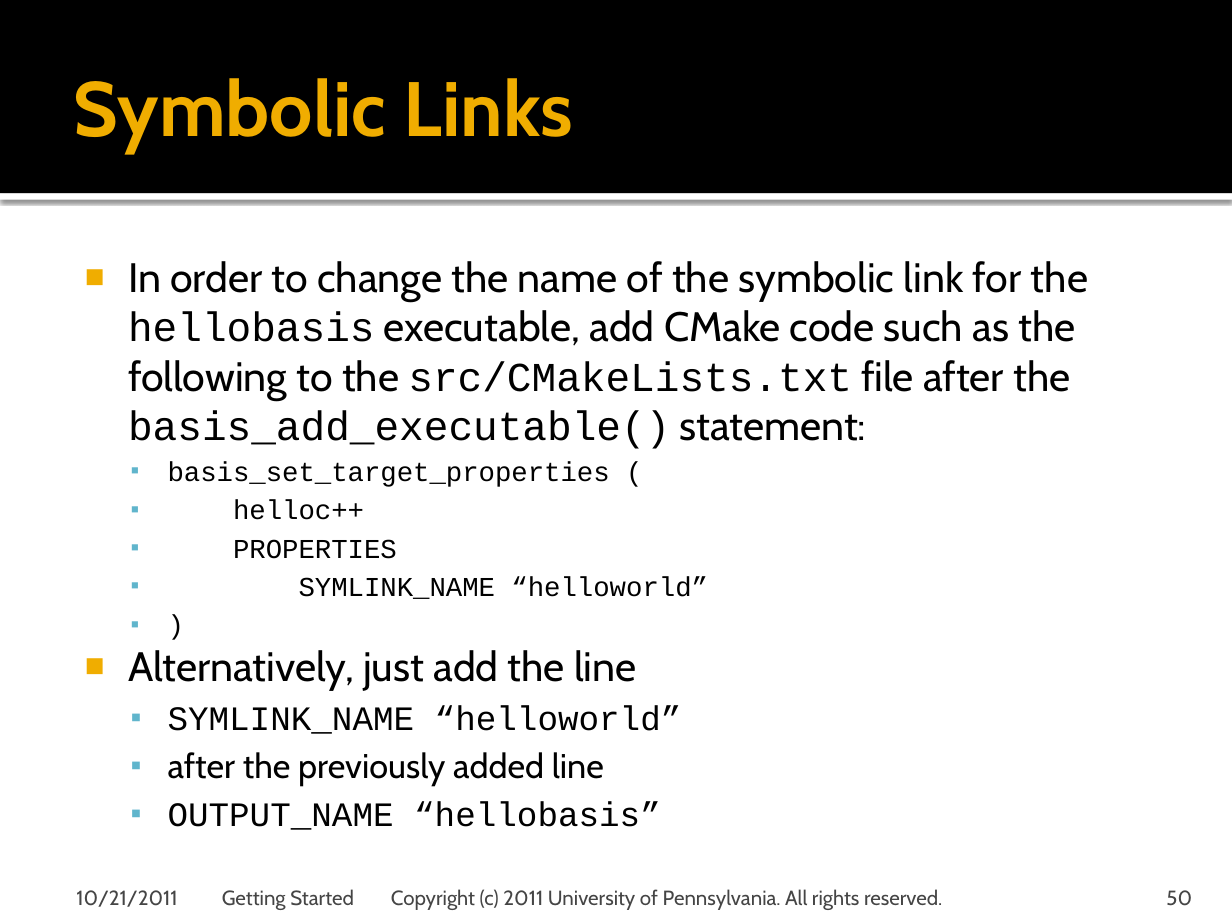
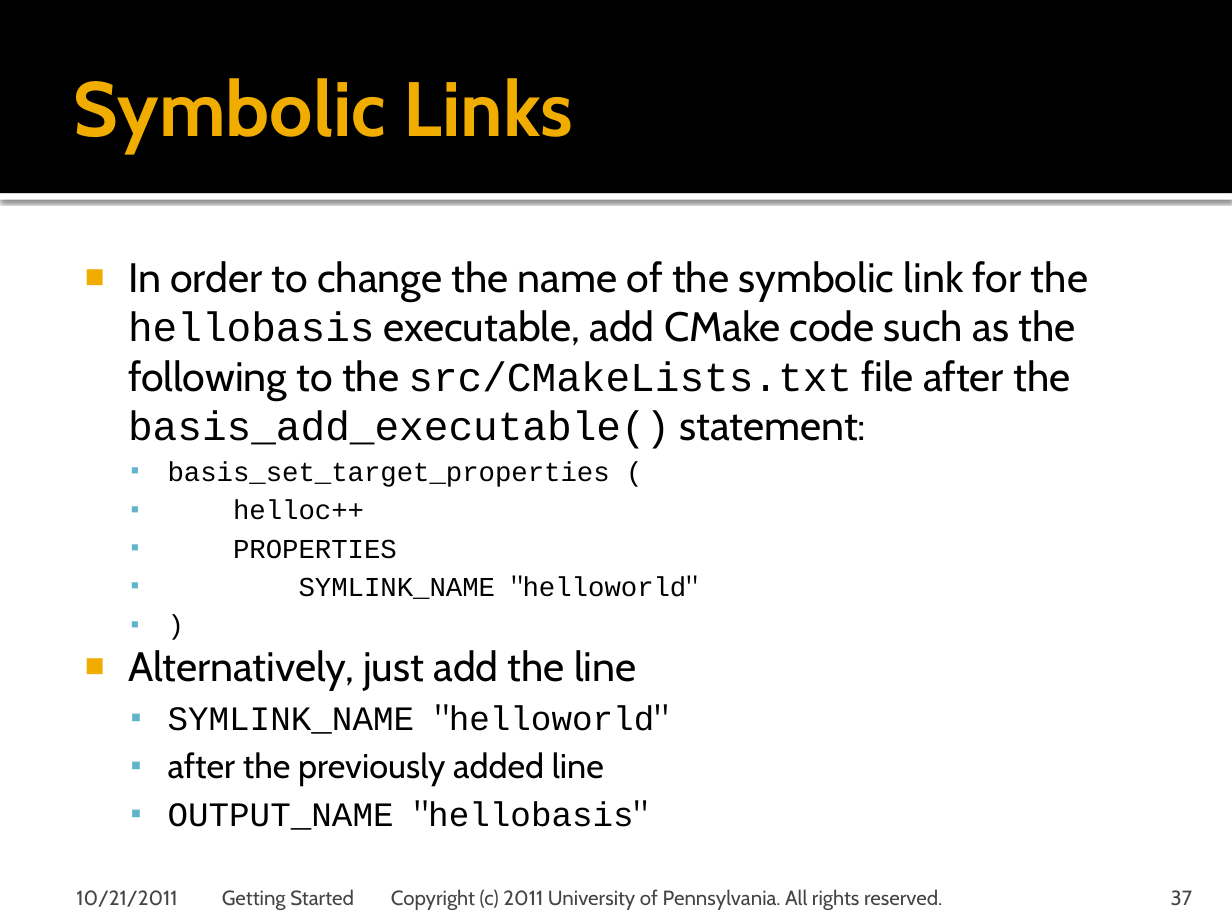
Before and after one commit to cmake-basis/legacy, a slide deck: slide 37 of doc/tutorials/BASIS Tutorial - 02 Getting Started.pptx (slide 50 before the commit). Drawn at 1232x924 pixels with LibreOffice and Linux fonts; fonts in the diff are those of the drawing; background and template pictures are left out. Boxes give left, top, right and bottom in pixels: in the first picture for what was removed or moved away, otherwise in the second. Text is boxed around its words. In the diff, an @@ line names an element or a change of style, - is before the commit and + after.

```diff
--- a/doc/tutorials/BASIS Tutorial - 02 Getting Started.pptx
+++ b/doc/tutorials/BASIS Tutorial - 02 Getting Started.pptx
@@ text at (299,575,698,599): text changed @@
-  ▪ SYMLINK_NAME “helloworld”
+  ▪ SYMLINK_NAME "helloworld"
@@ text at (168,704,668,734): text changed @@
-  ▪ SYMLINK_NAME “helloworld”
+  ▪ SYMLINK_NAME "helloworld"
@@ text at (168,800,647,830): text changed @@
-  ▪ OUTPUT_NAME “hellobasis”
+  ▪ OUTPUT_NAME "hellobasis"
@@ page number at (1171,890,1193,906): text changed @@
-50
+37
```
Also in this commit, not shown: 25 other slides changed, 13 slides removed, 1 other file.
